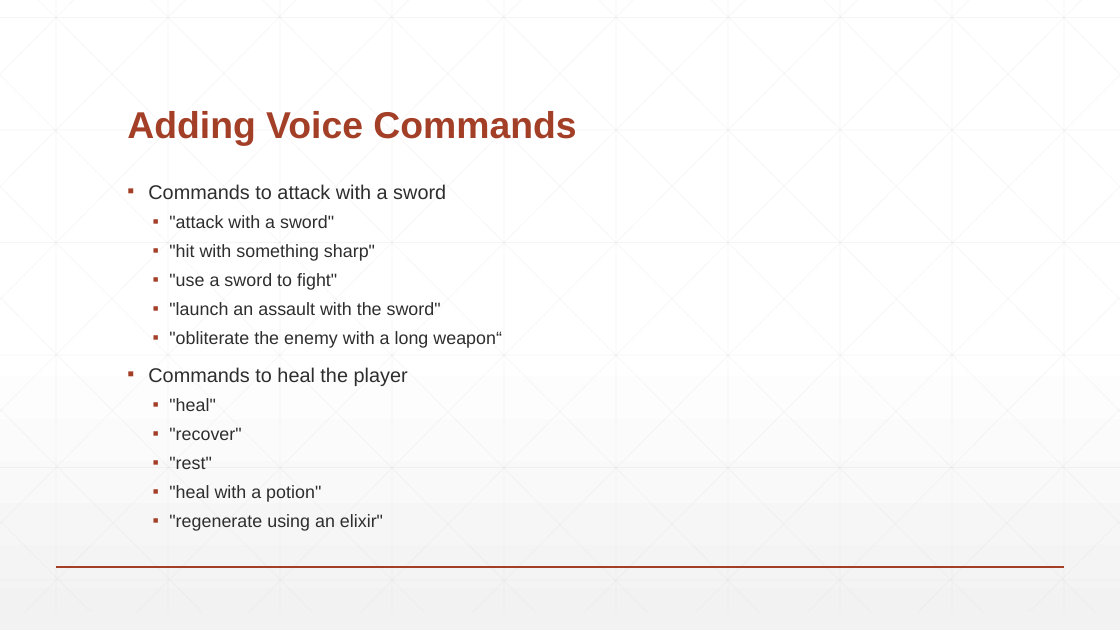
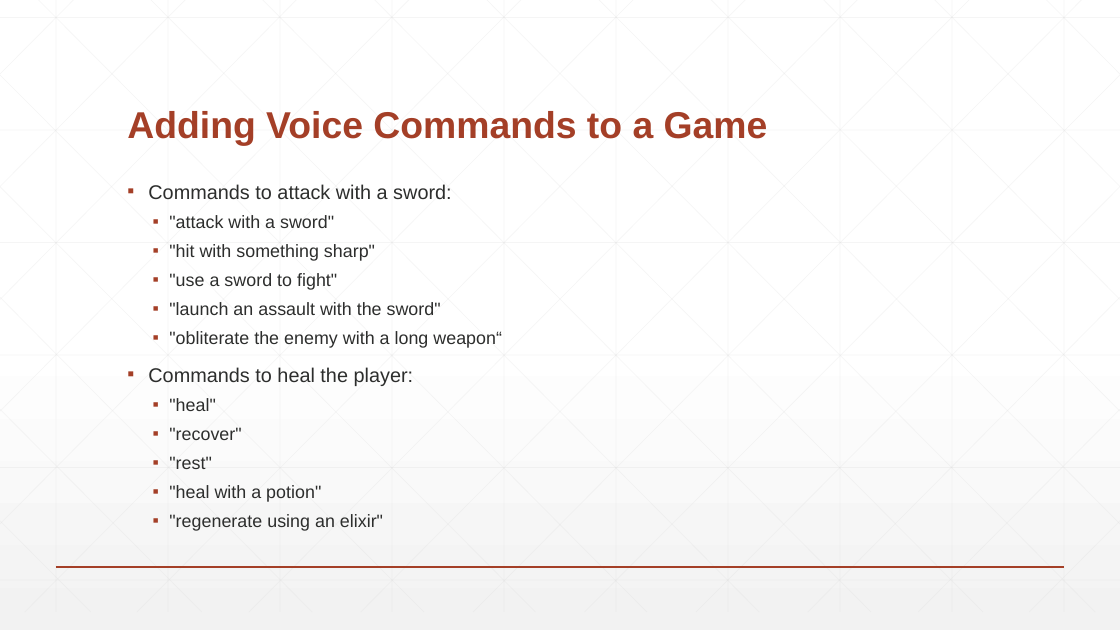
Before and after one commit to BaronKhan/VoiceRecognitionRPG, a slide deck: slide 2 of presentation/presentation.pptx. Drawn at 1120x630 pixels with LibreOffice and Linux fonts; fonts in the diff are those of the drawing. Boxes give left, top, right and bottom in pixels: in the first picture for what was removed or moved away, otherwise in the second. Text is boxed around its words. In the diff, an @@ line names an element or a change of style, - is before the commit and + after.

Commit message:
Update presentation

```diff
--- a/presentation/presentation.pptx
+++ b/presentation/presentation.pptx
@@ title at [127, 111, 768, 146]: text changed @@
-Adding Voice Commands
+Adding Voice Commands to a Game
@@ text at [148, 184, 451, 200]: text changed @@
-▪ Commands to attack with a sword
+▪ Commands to attack with a sword:
@@ text at [148, 367, 414, 386]: text changed @@
-▪ Commands to heal the player
+▪ Commands to heal the player:
```
Also in this commit, not shown: 2 other slides changed, 1 slide added, 1 slide removed, 1 other file.
